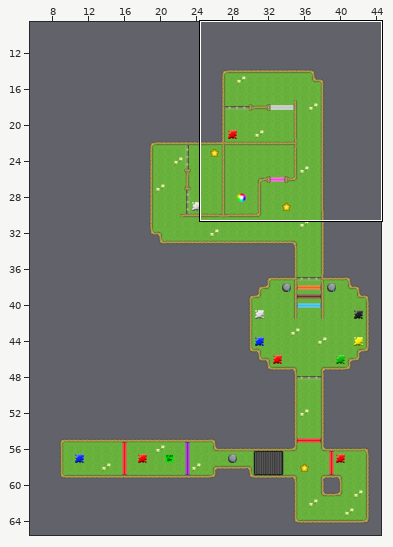
Two states of a Tiled map, android/assets/SecondLevel.tmx. Above: a wide view before the commit, with the close-up outlined.
Close-up. Old version:
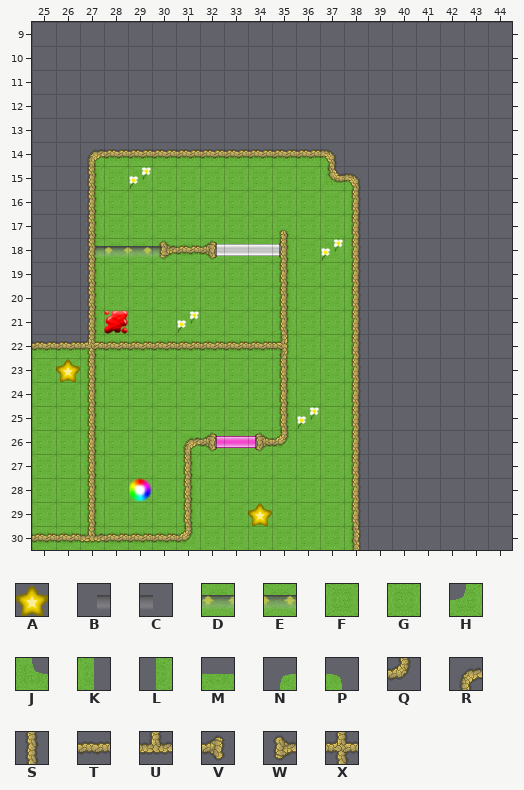
Cells are 32x32 px. Shown: x 25..44, y 9..30. The commit also changed other parts of the map, which this record leaves out.
Key: from "mapobjects": A 6, B 54, C 54 flipped left-right, D 55, E 55 flipped left-right; from "wallsandground": F 0, G 0 turned 180, H 1, J 1 turned 90, K 2, L 2 turned 180, M 2 turned 270, N 3, P 3 turned 90, Q 8, R 8 turned 180, S 9 turned 180, T 9 turned 270, U 10 turned 90, V 12 turned 270, W 12 turned 90, X 13 turned 180.
_ is an empty cell.
Layers that did not change in this view are not listed.
Layer "groundtiles" before, first column x 25:
 9 ____________________
10 ____________________
11 ____________________
12 ____________________
13 ____________________
14 __NMMMMMMMMMP_______
15 __LGGGGGGGGGJP______
16 __LGGGGGGGGGGK______
17 __LGGGGGGGGGGK______
18 __LGGGGGGGGGGK______
19 __LGGGGGGGGGGK______
20 __LGGGGGGGGGGK______
21 __LGGGGGGGGGGK______
22 MMHGGGGGGGGGGK______
23 GGGGGGGGGGGGGK______
24 GGGGGGGGGGGGGK______
25 GGGGGGGGGGGGGK______
26 GGGGGGGGGGGGGK______
27 GGGGGGGGGGGGGK______
28 GGGGGGGGGGGGGK______
29 GGGGGGGGGGGGGK______
30 GGGGGGGGGGGGFK______
Layer "walls" before, first column x 25:
 9 ________
10 ________
11 ________
12 ________
13 ________
14 __RTTTTT
15 __S_____
16 __S_____
17 __S_____
18 __S__WTV
19 __S_____
20 __S_____
21 __S_____
22 TTXTTTTT
23 __S_____
24 __S_____
25 __S_____
26 __S___RV
27 __S___S_
28 __S___S_
29 __S___S_
30 TTUTTTQ_
After the commit:
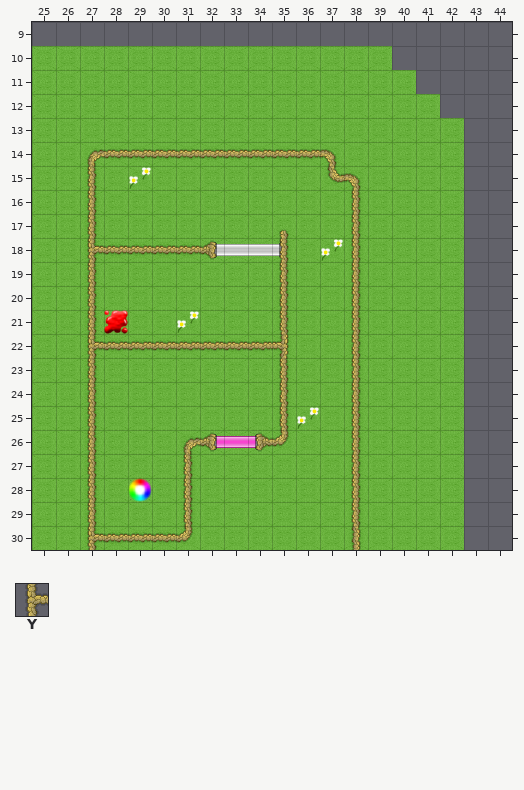
Further tiles: from "wallsandground": Y 10 turned 180.
See-through tiles are keyed as they look on the map.
From old to new:
Layer "groundtiles":
y 10: x 25..39 _______________ -> FFFFFFFFFFFFFFF
y 11: x 25..40 ________________ -> FFFFFFFFFFFFFFFF
y 12: x 25..41 _________________ -> FFFFFFFFFFFFFFFFF
y 13: x 25..42 __________________ -> FFFFFFFFFFFFFFFFFF
y 14: x 25..42 __NMMMMMMMMMP_____ -> FFFFFFFFFFFFFFFFFF
y 15: x 25..27 __L -> FFF; x 37..42 JP____ -> FFFFFF
y 16..21: x 25..27 __L -> FFF; x 38..42 K____ -> FFFFF
y 22: x 25..27 MMH -> FFF; x 38..42 K____ -> FFFFF
y 23: x 26 G -> F; x 38..42 K____ -> FFFFF
y 24..29: x 38..42 K____ -> FFFFF
y 30: x 25..26 GG -> FF; x 38..42 K____ -> FFFFF
Layer "star":
y 23: x 26 A -> _
y 29: x 34 A -> _
Layer "onewaygate":
y 18: x 27..30 BDEC -> ____
Layer "walls":
y 18: x 27..30 S__W -> YTTT
y 22: x 25..27 TTX -> __Y
y 30: x 25..27 TTU -> __Y
Pixel boxes of the changes (left, top, right, bottom) in both close-ups:
changed: (32, 46, 464, 550)
